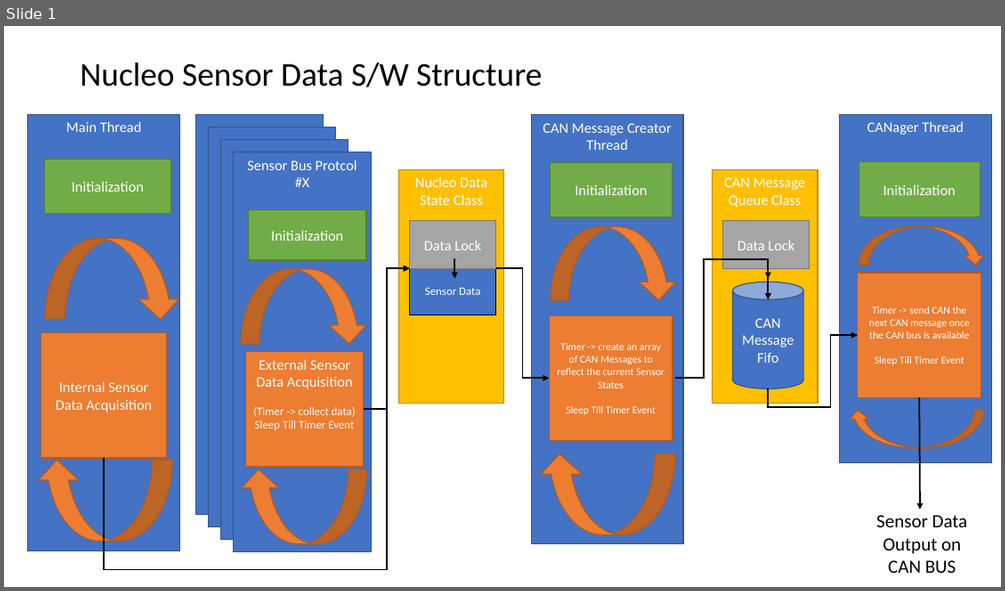
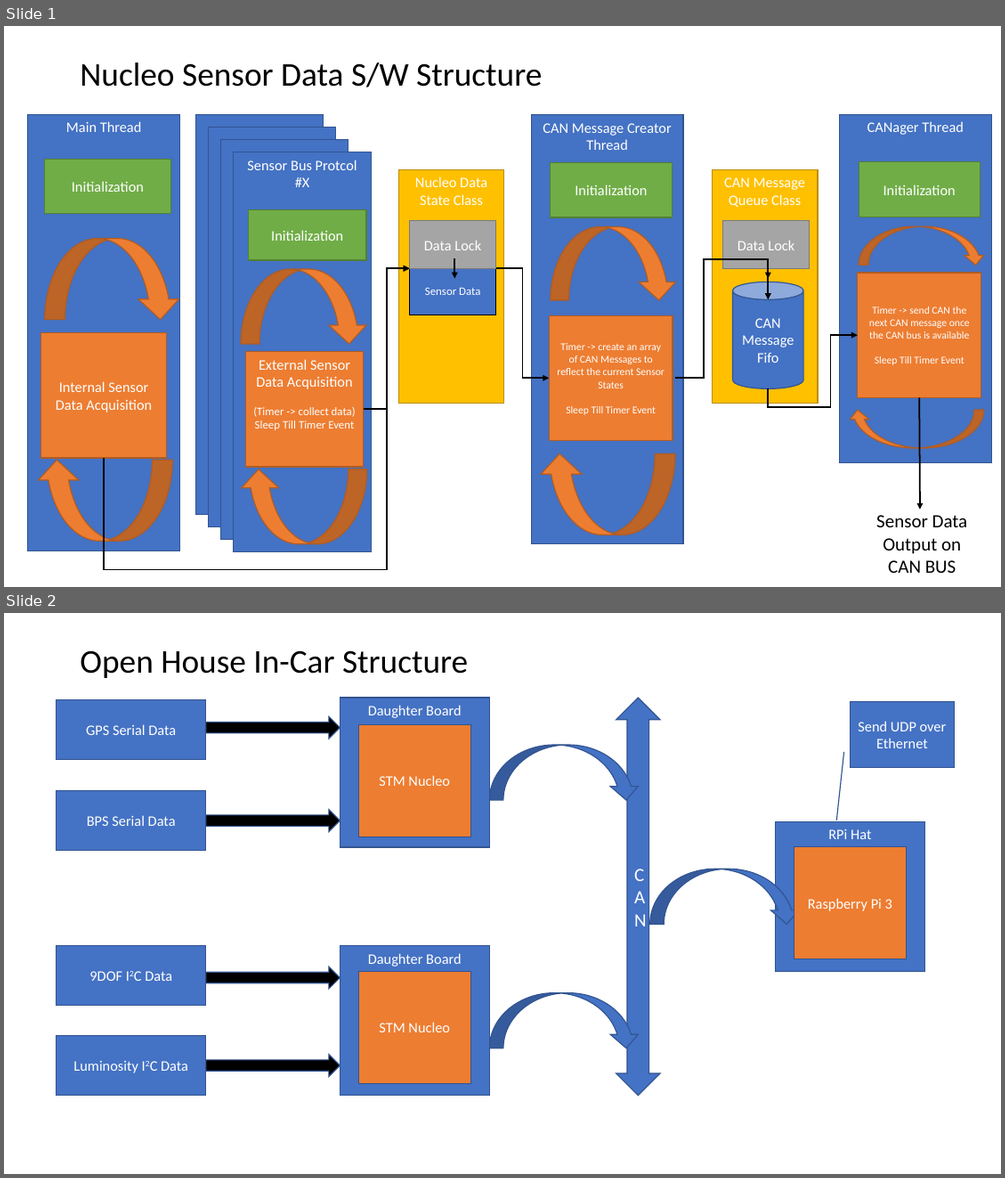
Before and after one commit to christian7137/SolarCarProject, a slide deck: new_acquisition/nucleo data flow and sw structure.pptx. Shown one above the other, each under a label of ours: slide 1 before the commit, slides 1 and 2 after it. The pictures are 1005x591 and 1005x1178 pixels, drawn with LibreOffice and Linux fonts; fonts in the diff are those of the drawing. Boxes give left, top, right and bottom in pixels: in the first picture for what was removed or moved away, otherwise in the second. Text is boxed around its words. In the diff, an @@ line names an element or a change of style, - is before the commit and + after.

Commit message:
Added extra block diagram

```diff
--- a/new_acquisition/nucleo data flow and sw structure.pptx
+++ b/new_acquisition/nucleo data flow and sw structure.pptx
@@ slide 2 added at (4, 613, 1001, 1174), background #FFFFFF @@
@@ title added at (80, 650, 468, 678), 32 pt, text #000000 @@
+Open House In-Car Structure
@@ rectangle added at (57, 699, 206, 760), fill #4472C4, outline #325491 1 pt, 14 pt, text #FFFFFF @@
+GPS Serial Data
@@ right arrow added at (206, 716, 340, 738), fill #000000, outline #325491 1 pt @@
@@ rectangle added at (340, 698, 489, 847), fill #4472C4, outline #325491 1 pt, 14 pt, text #FFFFFF @@
+Daughter Board
@@ up down arrow added at (616, 698, 661, 1095), fill #4472C4, outline #325491 1 pt, 18 pt, text #FFFFFF @@
+CAN
@@ border callout added at (850, 701, 955, 767), fill #4472C4, outline #325491 1 pt, 14 pt, text #FFFFFF @@
+Send UDP over Ethernet
@@ rectangle added at (358, 724, 470, 836), fill #ED7D31, outline #325491 1 pt, 14 pt, text #FFFFFF @@
+STM Nucleo
@@ curved down arrow added at (489, 745, 639, 800), fill #4472C4, outline #325491 1 pt @@
@@ rectangle added at (57, 791, 206, 851), fill #4472C4, outline #325491 1 pt, 14 pt, text #FFFFFF @@
+BPS Serial Data
@@ right arrow added at (206, 810, 340, 832), fill #000000, outline #325491 1 pt @@
@@ rectangle added at (776, 821, 925, 971), fill #4472C4, outline #325491 1 pt, 14 pt, text #FFFFFF @@
+RPi Hat
@@ rectangle added at (794, 847, 906, 959), fill #ED7D31, outline #325491 1 pt, 14 pt, text #FFFFFF @@
+Raspberry Pi 3
@@ curved down arrow added at (650, 868, 801, 925), fill #4472C4, outline #325491 1 pt @@
@@ rectangle added at (57, 946, 206, 1005), fill #4472C4, outline #325491 1 pt, 14 pt, text #FFFFFF @@
+9DOF I2C Data
@@ rectangle added at (340, 946, 489, 1095), fill #4472C4, outline #325491 1 pt, 14 pt, text #FFFFFF @@
+Daughter Board
@@ right arrow added at (206, 966, 340, 989), fill #000000, outline #325491 1 pt @@
@@ rectangle added at (358, 971, 470, 1083), fill #ED7D31, outline #325491 1 pt, 14 pt, text #FFFFFF @@
+STM Nucleo
@@ curved down arrow added at (489, 993, 639, 1048), fill #4472C4, outline #325491 1 pt @@
@@ rectangle added at (57, 1036, 206, 1095), fill #4472C4, outline #325491 1 pt, 14 pt, text #FFFFFF @@
+Luminosity I2C Data
@@ right arrow added at (206, 1054, 340, 1077), fill #000000, outline #325491 1 pt @@
```
